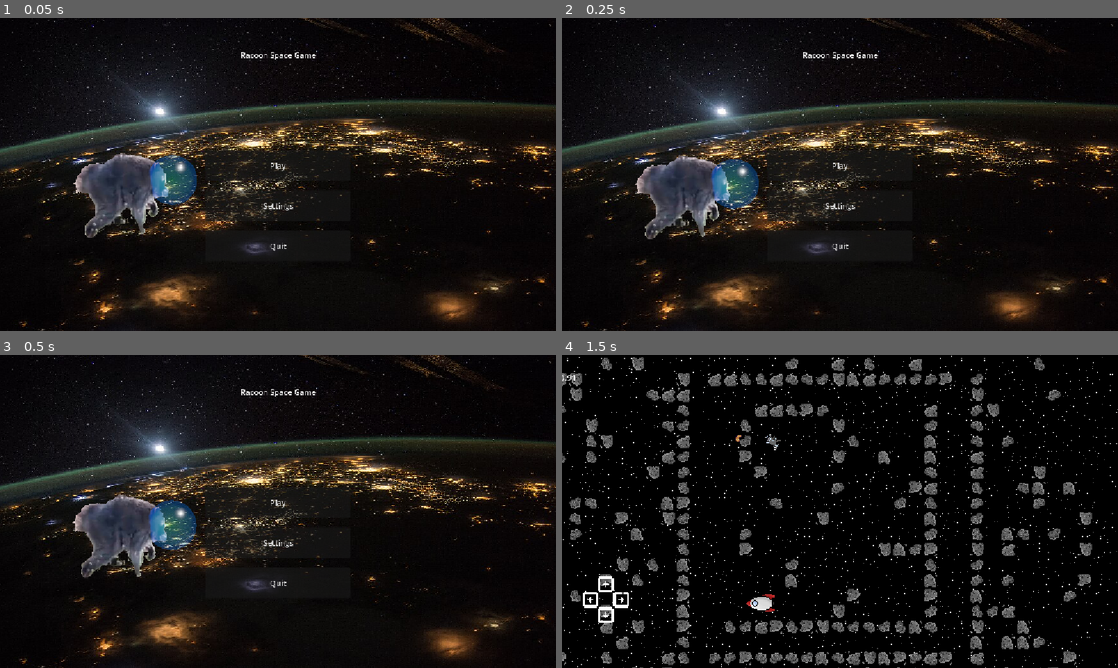
Above: before the commit, frames 1-4 (two rows, left to right).
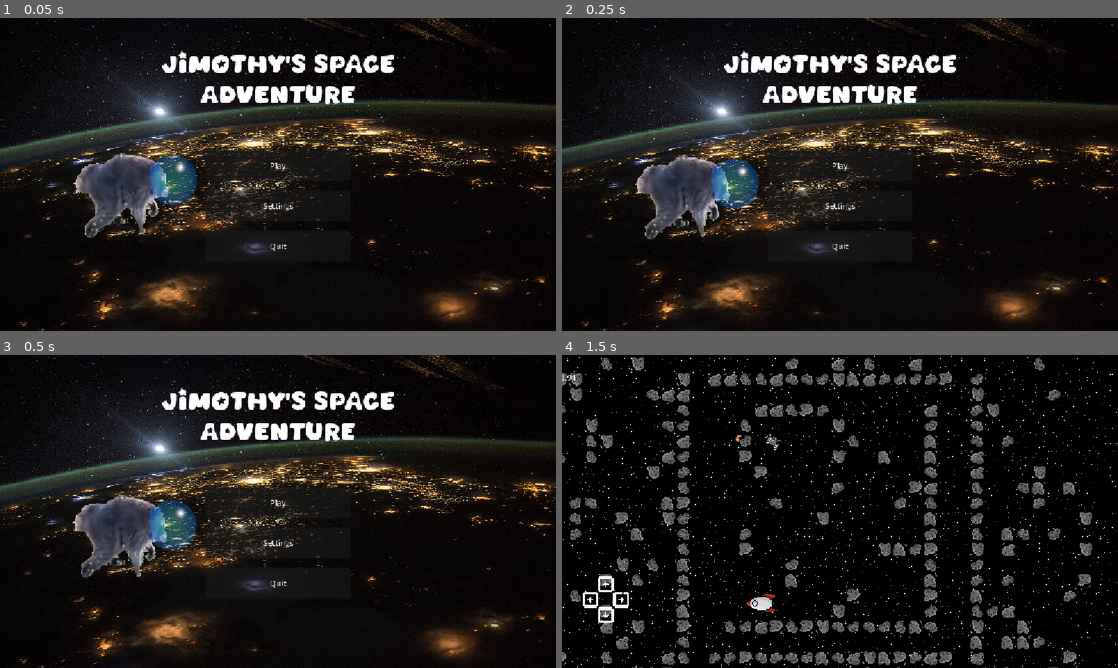
Above: after the commit, the same moments.

Repository: rsburke4/gmtk2026
Game: Godot game, scene res://scenes/title_screen.tscn
The game is run twice, just before and just after one commit, with the same random seed, the same clock (stepped at 60 frames per second) and the same inputs.
Inputs:
- Up to frame 1 (0.05 s): no input
- Up to frame 2 (0.25 s): no input
- Up to frame 3 (0.5 s): no input
- Up to frame 4 (1.5 s): click "Play" at 0.5 s; tap Enter at 1.25 s; hold Right (move_right) from 1.28 s (still down)

The runs differ from the first frame. In frame 1, 2.7% of the frame differs, in the area x 29-71%, y 10-28%; in frame 2, 2.7%; in frame 3, 2.7%; in frame 4, nothing differs.

Commit message:
Title font

Diff:
--- a/scenes/title_screen.tscn
+++ b/scenes/title_screen.tscn
@@ -5,6 +5,11 @@
 [ext_resource type="Texture2D" uid="uid://c5xwu2va3dg48" path="res://assets/Images/SpaceBackground.jpg" id="1_s4lrb"]
 [ext_resource type="PackedScene" uid="uid://dm1buauq3bnba" path="res://scenes/settingsScreen.tscn" id="1_sa3yf"]
 [ext_resource type="Texture2D" uid="uid://b47ho17ppnusc" path="res://assets/Images/Jimothy.png" id="3_dc4i4"]
+[ext_resource type="FontFile" uid="uid://xcioku6weti7" path="res://assets/fonts/Singsong.otf" id="6_e54dn"]
+
+[sub_resource type="LabelSettings" id="LabelSettings_0mele"]
+font = ExtResource("6_e54dn")
+font_size = 50
 
 [node name="Control" type="Control" unique_id=735362885]
 layout_mode = 3
@@ -69,7 +74,10 @@
 offset_right = 78.5
 offset_bottom = 23.0
 grow_horizontal = 2
-text = "Racoon Space Game"
+text = "Jimothy's Space
+Adventure"
+label_settings = SubResource("LabelSettings_0mele")
+horizontal_alignment = 1
 
 [node name="VBoxContainer" type="VBoxContainer" parent="Title" unique_id=1677950290]
 layout_mode = 1
Binary file added: assets/fonts/Singsong.otf
Not shown, added: assets/fonts/Singsong.otf.import
